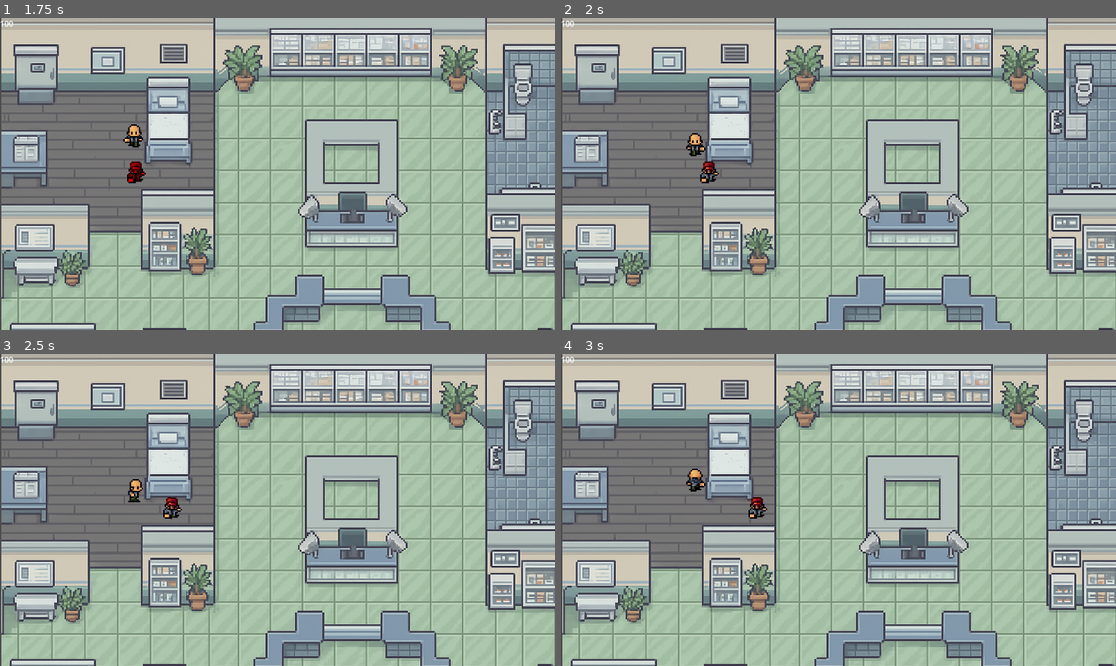
Above: before the commit, frames 1-4 (two rows, left to right).
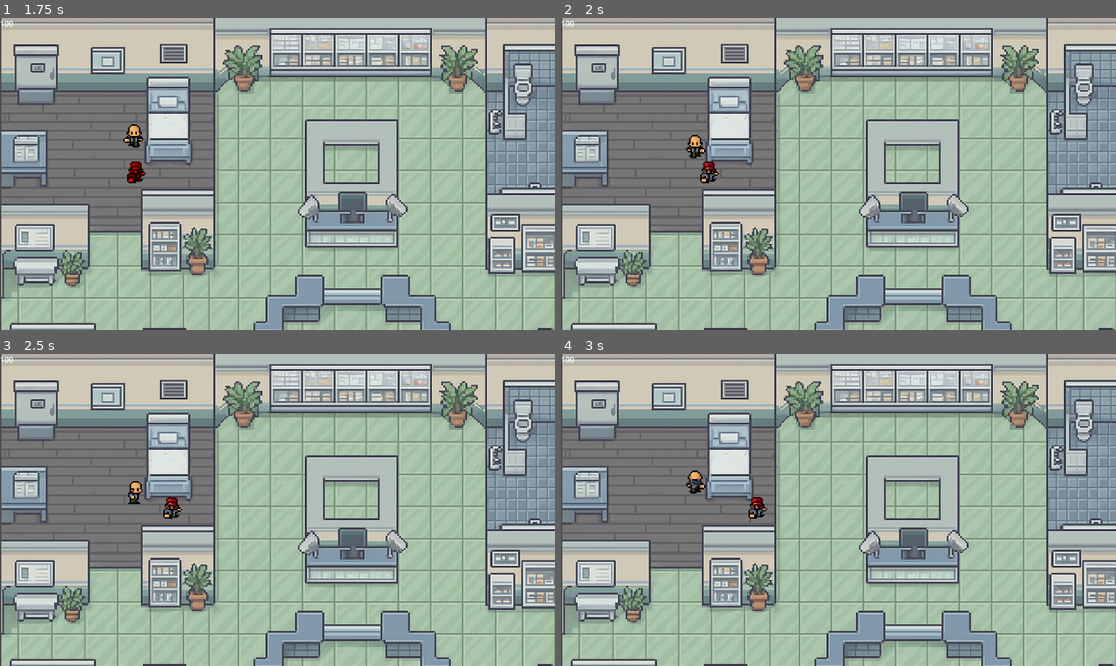
Above: after the commit, the same moments.

Repository: levi-tabosa/trabai_andrea
Game: Godot game, scene res://scenes/main.tscn
Two runs of this game, one before a commit and one after it. Both use one fixed random seed, a clock stepped at 60 frames per second and the inputs below.
Inputs:
- Up to frame 1 (1.75 s): tap Enter (ui_accept) at 0.5, 0.77, 1.52 s; hold Right (ui_right) 0.53-1.28 s; tap 1 (select-1) at 0.6 s; hold Down (ui_down) from 1.28 s (still down); tap 2 (select-2) at 1.35 s
- Up to frame 2 (2 s): keep holding Down (ui_down)
- Up to frame 3 (2.5 s): release Down (ui_down) at 2.03 s; hold Right (ui_right) from 2.03 s (still down); tap 3 (select-3) at 2.1 s
- Up to frame 4 (3 s): release Right (ui_right) at 2.78 s; hold Up (ui_up) from 2.78 s (still down); tap 4 (select-4) at 2.85 s

Frame 1 is identical in both runs. In frame 2, 0.1% of the frame differs, in the area x 22-27%, y 36-45%; in frame 3, 0.1%; in frame 4, 0.2%.

Commit message:
Update player.tscn

Diff:
--- a/scenes/player.tscn
+++ b/scenes/player.tscn
@@ -4,7 +4,7 @@
 [ext_resource type="Texture2D" uid="uid://bwy5jy1axmfmr" path="res://assets/PC Computer - The Escapists - The Walking Dead - Glenn.png" id="2_onrkg"]
 
 [sub_resource type="RectangleShape2D" id="RectangleShape2D_onrkg"]
-size = Vector2(15.5, 18.6667)
+size = Vector2(15.5, 17.3333)
 
 [sub_resource type="AtlasTexture" id="AtlasTexture_1jxqw"]
 atlas = ExtResource("2_onrkg")
@@ -187,7 +187,7 @@
 script = ExtResource("1_onrkg")
 
 [node name="CollisionShape2D" type="CollisionShape2D" parent="."]
-position = Vector2(3.25, 6.66667)
+position = Vector2(3.25, 5.99999)
 shape = SubResource("RectangleShape2D_onrkg")
 
 [node name="AnimatedSprite2D" type="AnimatedSprite2D" parent="."]
